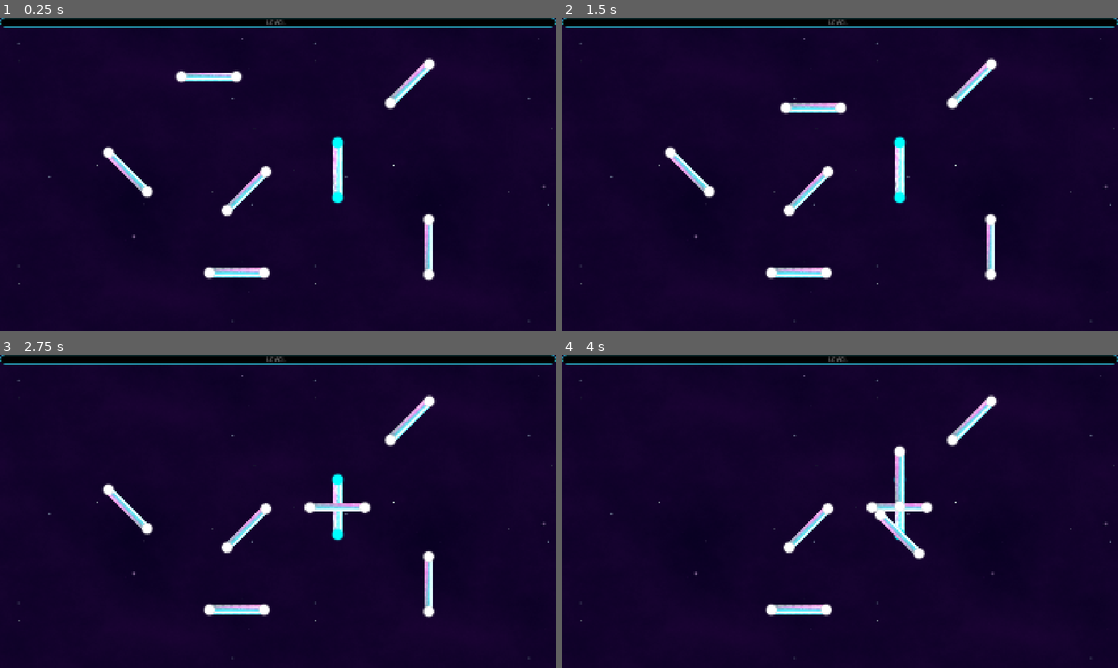
Above: before the commit, frames 1-4 (two rows, left to right).
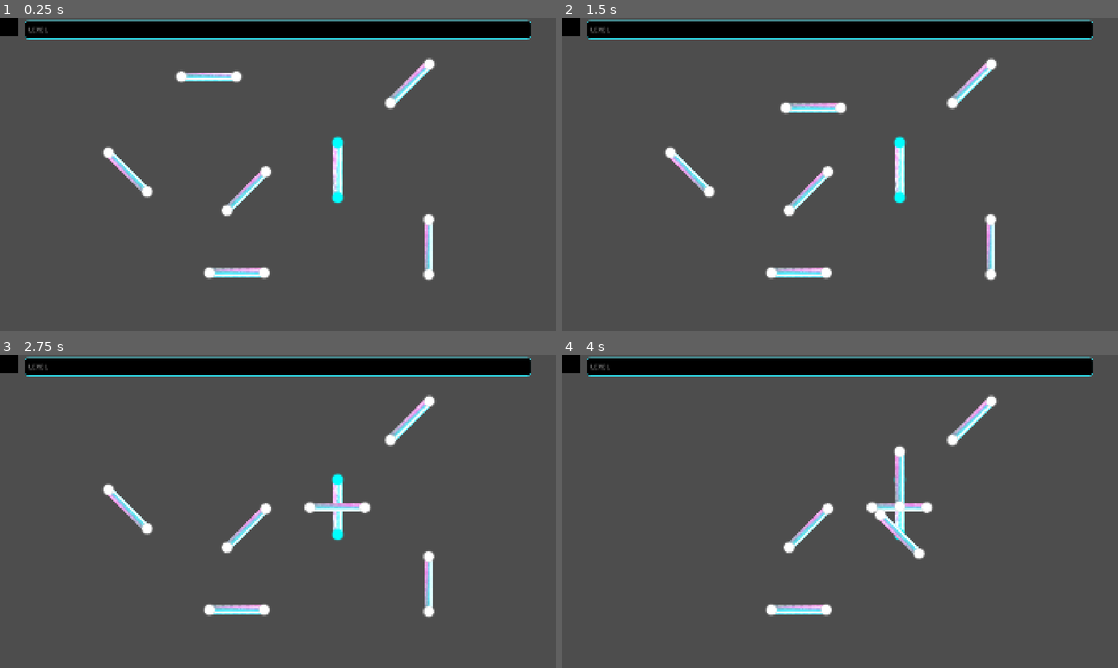
Above: after the commit, the same moments.

Repository: CarlesRa/Harmony-Waves
Game: Godot game, scene res://scenes/main_game.tscn
Two runs of this game, one before a commit and one after it. Both use one fixed random seed, a clock stepped at 60 frames per second and the inputs below. The project has no main scene, so this scene is started directly. Video files are missing from this copy of the repository; at most half a second of black plays in their place. Sound files missing from this copy of the repository are replaced by a short silence.
Inputs (mouse positions are in pixels of both pictures, inside the frame that each line leads up to):
- Up to frame 1 (0.25 s): no input
- Up to frame 2 (1.5 s): tap Enter at 0.5 s; drag from (901, 171) to (773, 77) at 0.52 s; drag from (773, 77) to (901, 171) at 1.27 s
- Up to frame 3 (2.75 s): tap Space at 2 s; move the mouse to (239, 608) at 2.02 s; click (239, 608) at 2.17 s
- Up to frame 4 (4 s): drag from (990, 583) to (901, 480) at 2.77 s; tap Enter at 3.5 s; drag from (689, 508) to (901, 533) at 3.52 s

The runs differ from the first frame. In frame 1, 96% of the frame differs, in the area x 0-100%, y 0-100%; in frame 2, 96%; in frame 3, 96%; in frame 4, 96%.

Commit message:
animated backgound ok

Diff:
--- a/assets/styles/neon_style.tres
+++ b/assets/styles/neon_style.tres
@@ -7,7 +7,9 @@
 border_width_right = 2
 border_width_bottom = 2
 border_color = Color(0.2, 0.9372549, 1, 1)
-corner_radius_top_left = 25
-corner_radius_top_right = 25
-corner_radius_bottom_right = 25
-corner_radius_bottom_left = 25
+corner_radius_top_left = 10
+corner_radius_top_right = 10
+corner_radius_bottom_right = 10
+corner_radius_bottom_left = 10
+expand_margin_left = 10.0
+expand_margin_right = 10.0
--- a/scenes/main_game.tscn
+++ b/scenes/main_game.tscn
@@ -1,9 +1,12 @@
-[gd_scene load_steps=6 format=3 uid="uid://cvopl44y2w53g"]
+[gd_scene load_steps=7 format=3 uid="uid://cvopl44y2w53g"]
 
 [ext_resource type="Script" uid="uid://cen5lq5w1moqa" path="res://scripts/main_game.gd" id="1_0rdsr"]
-[ext_resource type="Texture2D" uid="uid://cf144ievyx2e2" path="res://assets/hud/back.png" id="1_s3esy"]
 [ext_resource type="StyleBox" uid="uid://sh88fli7vay3" path="res://assets/styles/neon_style.tres" id="2_72e8q"]
 [ext_resource type="Theme" uid="uid://4t1h5fcm8in2" path="res://assets/themes/main_theme.tres" id="2_d2op2"]
+[ext_resource type="VideoStream" uid="uid://do8rsrpgwcukv" path="res://assets/hud/background_animated.ogv" id="5_wi4c7"]
+
+[sub_resource type="RectangleShape2D" id="RectangleShape2D_0rdsr"]
+size = Vector2(84, 1079)
 
 [sub_resource type="Environment" id="Environment_s3esy"]
 glow_bloom = 0.8
@@ -16,15 +19,13 @@
 [node name="CanvasLayer" type="CanvasLayer" parent="HUD"]
 layer = -10
 
-[node name="HUD_Background" type="TextureRect" parent="HUD/CanvasLayer"]
-anchors_preset = 15
-anchor_right = 1.0
-anchor_bottom = 1.0
-grow_horizontal = 2
-grow_vertical = 2
-size_flags_horizontal = 4
-size_flags_vertical = 4
-texture = ExtResource("1_s3esy")
+[node name="VideoStreamPlayer" type="VideoStreamPlayer" parent="HUD/CanvasLayer"]
+offset_right = 40.0
+offset_bottom = 40.0
+mouse_filter = 2
+stream = ExtResource("5_wi4c7")
+autoplay = true
+loop = true
 
 [node name="InfoBar_Layout" type="Control" parent="HUD"]
 layout_mode = 3
@@ -39,17 +40,33 @@
 layout_mode = 1
 anchors_preset = 10
 anchor_right = 1.0
-offset_bottom = 32.0
+offset_left = 95.0
+offset_top = 9.0
+offset_right = -96.0
+offset_bottom = 72.8
 grow_horizontal = 2
 theme_override_styles/panel = ExtResource("2_72e8q")
 
 [node name="LevelLabel" type="Label" parent="HUD/InfoBar_Layout/Toolbar"]
 layout_mode = 2
-size_flags_horizontal = 4
+size_flags_horizontal = 0
 text = "Level "
 
+[node name="GameLimits" type="RigidBody2D" parent="HUD"]
+light_mask = 7
+visibility_layer = 7
+position = Vector2(2, 1)
+collision_layer = 8
+collision_mask = 8
+
+[node name="CollisionShape2D" type="CollisionShape2D" parent="HUD/GameLimits"]
+light_mask = 7
+visibility_layer = 7
+position = Vector2(42, 539.5)
+shape = SubResource("RectangleShape2D_0rdsr")
+
 [node name="Camera2D" type="Camera2D" parent="."]
-position = Vector2(581, 339)
+position = Vector2(962, 541)
 
 [node name="WorldEnvironment" type="WorldEnvironment" parent="."]
 environment = SubResource("Environment_s3esy")
--- a/scenes/shared/wave_piece_base.tscn
+++ b/scenes/shared/wave_piece_base.tscn
@@ -22,7 +22,7 @@
 radius = 8.0
 
 [node name="WavePiece" type="Area2D"]
-collision_layer = 2
+collision_layer = 10
 script = ExtResource("1_cxh0a")
 error_sound = ExtResource("2_wttoj")
 success_sound = ExtResource("3_6wbc8")
Binary file removed: assets/hud/back.png
Not shown, added: assets/hud/background_animated.ogv.uid
Not shown, added: assets/hud/background_animated.ogv
